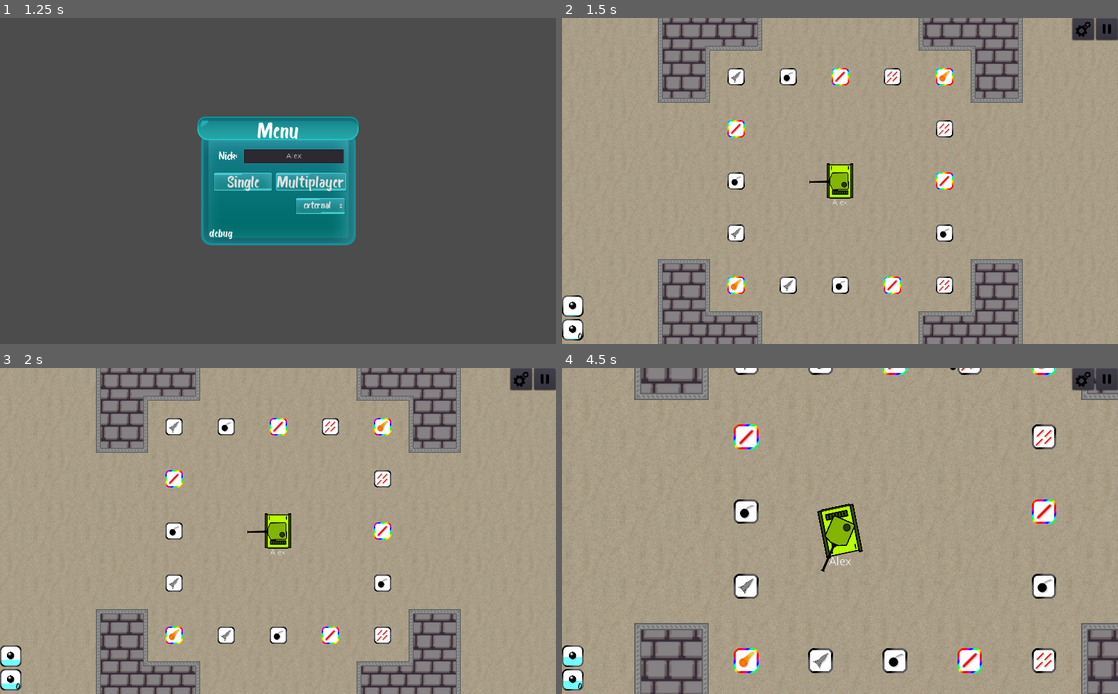
Above: before the commit, frames 1-4 (two rows, left to right).
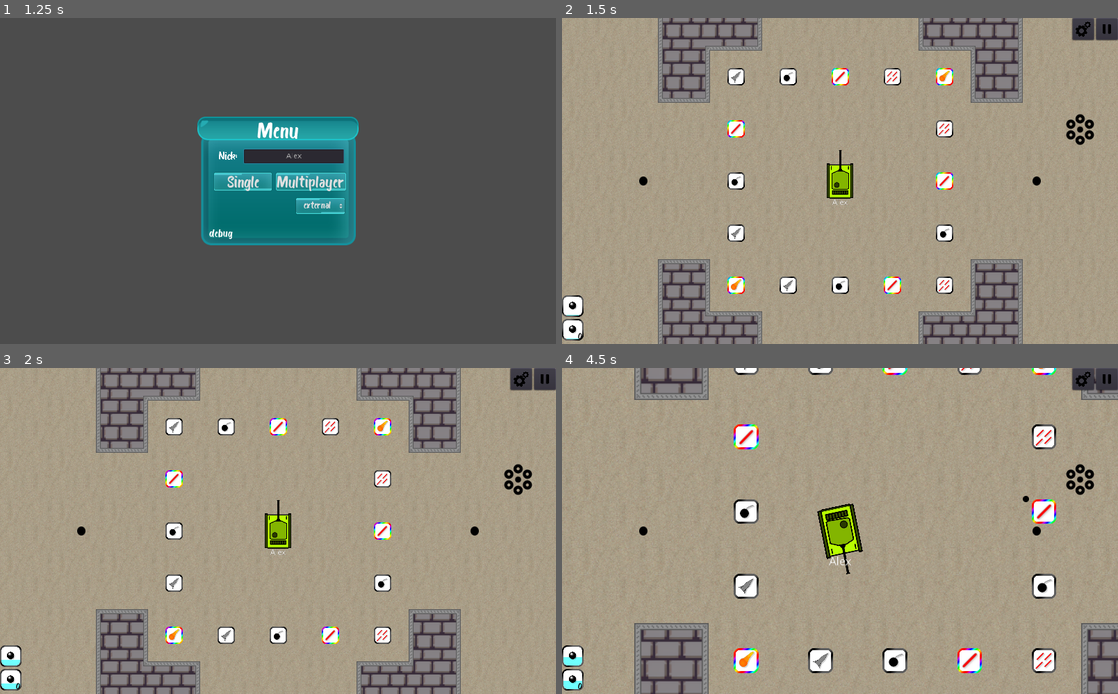
Above: after the commit, the same moments.

Repository: mm-102/godot_tanks
Game: Godot game, scene res://GameModeMaster.tscn
Two runs of this game, one before a commit and one after it. Both use one fixed random seed, a clock stepped at 60 frames per second and the inputs below.
Inputs (mouse positions are in pixels of both pictures, inside the frame that each line leads up to):
- Up to frame 1 (1.25 s): click (294, 154) at 0.52 s; type "Alex" at 0.6 s
- Up to frame 2 (1.5 s): click "Single" at 1.25 s
- Up to frame 3 (2 s): no input
- Up to frame 4 (4.5 s): tap Enter at 2 s; move the mouse to (962, 514) at 2.02 s; press the mouse at (962, 514) at 2.03 s; hold D (p_right) 2.03-2.78 s; move the mouse to (728, 547) at 2.77 s; release the mouse at (728, 547) at 2.78 s; hold S (p_backward) 2.78-3.53 s; tap Tab (Scoreboard) at 2.85 s; click (728, 547) at 3.05 s; move the mouse to (895, 459) at 3.52 s; press the mouse at (895, 459) at 3.53 s; hold D (p_right) 3.53-4.28 s; move the mouse to (812, 596) at 4.27 s; release the mouse at (812, 596) at 4.28 s; hold W (p_forward) from 4.28 s (still down); tap Mouse wheel up (p_zoom_in) at 4.35 s

Frame 1 is identical in both runs. In frame 2, 0.5% of the frame differs, in the area x 13-96%, y 29-53%; in frame 3, 0.5%; in frame 4, 0.6%, in the area x 13-96%, y 0-64%.

Commit message:
Add joysticks and ShootButton  - Mobile device detecting not yet implemented  - Design needs changing

Diff:
--- a/GameModeMaster.gd
+++ b/GameModeMaster.gd
@@ -9,7 +9,6 @@
 var nick = ""
 var player_color = ""
 var is_multiplayer = false
-
 
 func _ready():
 	get_tree().paused = false
--- a/Global/Dir.gd
+++ b/Global/Dir.gd
@@ -18,6 +18,7 @@
 const GUI_AMMUNITION = GUI + "/Ammunition"
 const GUI_EVENT_LOG = GUI + "/EventLog"
 const GUI_ALL_UPGRADES = GUI + "/AllUpgrades"
+const GUI_TURRET_JOYSTICK = GUI + "/TurretJoystick/TurretJoystick"
 
 
 
--- /dev/null
+++ b/Interface/MoveJoystick.gd
@@ -0,0 +1,50 @@
+extends TouchScreenButton
+
+const sensitivity = 0.4
+
+var press = false
+
+func _unhandled_input(event):
+	if !(event is InputEventScreenDrag):	return
+	if !press:	return
+
+	var rel_pos : Vector2 = event.position - global_position - Vector2(shape.radius, shape.radius)
+
+	if rel_pos.length() <= shape.radius:
+		$Sprite.position = rel_pos
+	else:
+		$Sprite.position = Vector2(shape.radius, 0).rotated(rel_pos.angle())
+
+	var pos_norm : Vector2 = $Sprite.position / shape.radius
+#	print(pos_norm)
+	if pos_norm.x > sensitivity:
+		Input.action_release("p_left")
+		Input.action_press("p_right")
+	elif pos_norm.x < -sensitivity:
+		Input.action_release("p_right")
+		Input.action_press("p_left")
+	else:
+		Input.action_release("p_left")
+		Input.action_release("p_right")
+
+	if pos_norm.y > sensitivity:
+		Input.action_release("p_forward")
+		Input.action_press("p_backward")
+	elif pos_norm.y < -sensitivity:
+		Input.action_release("p_backward")
+		Input.action_press("p_forward")
+	else:
+		Input.action_release("p_forward")
+		Input.action_release("p_backward")
+
+
+func _on_Joystick_pressed():
+	press = true
+
+func _on_Joystick_released():
+	press = false
+	$Sprite.position = Vector2.ZERO
+	Input.action_release("p_forward")
+	Input.action_release("p_backward")
+	Input.action_release("p_left")
+	Input.action_release("p_right")
--- /dev/null
+++ b/Interface/MoveJoystick.tscn
@@ -0,0 +1,27 @@
+[gd_scene load_steps=4 format=2]
+
+[ext_resource path="res://textures/bullet.png" type="Texture" id=1]
+[ext_resource path="res://Interface/MoveJoystick.gd" type="Script" id=2]
+
+[sub_resource type="CircleShape2D" id=11]
+radius = 80.0
+
+[node name="MoveJoystickContainer" type="MarginContainer"]
+margin_right = 40.0
+margin_bottom = 40.0
+rect_min_size = Vector2( 300, 300 )
+mouse_filter = 2
+size_flags_horizontal = 0
+size_flags_vertical = 0
+
+[node name="MoveJoystick" type="TouchScreenButton" parent="."]
+position = Vector2( 70, 70 )
+shape = SubResource( 11 )
+script = ExtResource( 2 )
+
+[node name="Sprite" type="Sprite" parent="MoveJoystick"]
+texture = ExtResource( 1 )
+offset = Vector2( 80, 80 )
+
+[connection signal="pressed" from="MoveJoystick" to="MoveJoystick" method="_on_Joystick_pressed"]
+[connection signal="released" from="MoveJoystick" to="MoveJoystick" method="_on_Joystick_released"]
--- /dev/null
+++ b/Interface/ShootButton.tscn
@@ -0,0 +1,19 @@
+[gd_scene load_steps=3 format=2]
+
+[ext_resource path="res://textures/PlayerGUI/shoot_button.png" type="Texture" id=1]
+
+[sub_resource type="CircleShape2D" id=2]
+radius = 30.0
+
+[node name="MarginContainer" type="MarginContainer"]
+margin_right = 40.0
+margin_bottom = 40.0
+rect_min_size = Vector2( 100, 250 )
+mouse_filter = 2
+size_flags_horizontal = 0
+size_flags_vertical = 0
+
+[node name="ShootButton" type="TouchScreenButton" parent="."]
+normal = ExtResource( 1 )
+shape = SubResource( 2 )
+action = "p_shoot"
--- /dev/null
+++ b/Interface/TurretJoystick.gd
@@ -0,0 +1,26 @@
+extends TouchScreenButton
+
+signal set_turret_angle(angle)
+
+var press = false
+
+func _unhandled_input(event):
+	if !(event is InputEventScreenDrag):	return
+	if !press:	return
+
+	var rel_pos : Vector2 = event.position - global_position - Vector2(shape.radius, shape.radius)
+
+	if rel_pos.length() <= shape.radius:
+		$Sprite.position = rel_pos
+	else:
+		$Sprite.position = Vector2(shape.radius, 0).rotated(rel_pos.angle())
+
+	var turret_angle = $Sprite.position.angle() + PI / 2
+	emit_signal("set_turret_angle", turret_angle)
+
+func _on_Joystick_pressed():
+	press = true
+
+func _on_Joystick_released():
+	press = false
+	$Sprite.position = Vector2.ZERO
--- /dev/null
+++ b/Interface/TurretJoystick.tscn
@@ -0,0 +1,27 @@
+[gd_scene load_steps=4 format=2]
+
+[ext_resource path="res://textures/bullet.png" type="Texture" id=1]
+[ext_resource path="res://Interface/TurretJoystick.gd" type="Script" id=2]
+
+[sub_resource type="CircleShape2D" id=11]
+radius = 80.0
+
+[node name="TurretJoystickContainer" type="MarginContainer"]
+margin_right = 40.0
+margin_bottom = 40.0
+rect_min_size = Vector2( 300, 300 )
+mouse_filter = 2
+size_flags_horizontal = 0
+size_flags_vertical = 0
+
+[node name="TurretJoystick" type="TouchScreenButton" parent="."]
+position = Vector2( 70, 70 )
+shape = SubResource( 11 )
+script = ExtResource( 2 )
+
+[node name="Sprite" type="Sprite" parent="TurretJoystick"]
+texture = ExtResource( 1 )
+offset = Vector2( 80, 80 )
+
+[connection signal="pressed" from="TurretJoystick" to="TurretJoystick" method="_on_Joystick_pressed"]
+[connection signal="released" from="TurretJoystick" to="TurretJoystick" method="_on_Joystick_released"]
--- a/Player/Player_GUI/GUI.tscn
+++ b/Player/Player_GUI/GUI.tscn
@@ -8,6 +8,9 @@
 [ext_resource path="res://Player/Player_GUI/Scoreboard.tscn" type="PackedScene" id=6]
 [ext_resource path="res://Player/Player_GUI/Pause.tscn" type="PackedScene" id=7]
 [ext_resource path="res://Player/Player_GUI/EventLog.gd" type="Script" id=8]
+[ext_resource path="res://Interface/TurretJoystick.tscn" type="PackedScene" id=9]
+[ext_resource path="res://Interface/MoveJoystick.tscn" type="PackedScene" id=10]
+[ext_resource path="res://Interface/ShootButton.tscn" type="PackedScene" id=11]
 
 [sub_resource type="StyleBoxEmpty" id=1]
 
@@ -84,3 +87,25 @@
 "_edit_lock_": true,
 "_edit_use_anchors_": true
 }
+
+[node name="TurretJoystick" parent="." instance=ExtResource( 9 )]
+margin_left = 724.0
+margin_top = 150.0
+margin_right = 1024.0
+margin_bottom = 450.0
+size_flags_horizontal = 8
+size_flags_vertical = 4
+
+[node name="MoveJoystick" parent="." instance=ExtResource( 10 )]
+margin_top = 150.0
+margin_right = 300.0
+margin_bottom = 450.0
+size_flags_vertical = 4
+
+[node name="ShootButton" parent="." instance=ExtResource( 11 )]
+margin_left = 924.0
+margin_top = 175.0
+margin_right = 1024.0
+margin_bottom = 425.0
+size_flags_horizontal = 8
+size_flags_vertical = 4
--- a/Player/Player_GUI/Scoreboard.tscn
+++ b/Player/Player_GUI/Scoreboard.tscn
@@ -35,7 +35,7 @@
 
 [node name="Scores" type="VBoxContainer" parent="."]
 margin_right = 342.0
-margin_bottom = 78.0
+margin_bottom = 98.0
 mouse_filter = 2
 size_flags_vertical = 0
 
@@ -47,7 +47,7 @@
 [node name="Title" type="Label" parent="Scores"]
 margin_top = 8.0
 margin_right = 342.0
-margin_bottom = 38.0
+margin_bottom = 48.0
 rect_min_size = Vector2( 300, 0 )
 text = "Score board"
 align = 1
@@ -55,21 +55,21 @@
 uppercase = true
 
 [node name="Headers" type="HBoxContainer" parent="Scores"]
-margin_top = 42.0
+margin_top = 52.0
 margin_right = 342.0
-margin_bottom = 72.0
+margin_bottom = 92.0
 mouse_filter = 2
 alignment = 1
 
 [node name="MarginContainer" type="MarginContainer" parent="Scores/Headers"]
 margin_right = 20.0
-margin_bottom = 30.0
+margin_bottom = 40.0
 rect_min_size = Vector2( 20, 10 )
 
 [node name="Nick" type="Label" parent="Scores/Headers"]
 margin_left = 24.0
 margin_right = 208.0
-margin_bottom = 30.0
+margin_bottom = 40.0
 rect_min_size = Vector2( 20, 0 )
 size_flags_horizontal = 3
 text = "Nick"
@@ -88,14 +88,14 @@
 [node name="Separator" type="Label" parent="Scores/Headers"]
 margin_left = 212.0
 margin_right = 219.0
-margin_bottom = 30.0
+margin_bottom = 40.0
 size_flags_horizontal = 8
 text = "|"
 
 [node name="Wins" type="Label" parent="Scores/Headers"]
 margin_left = 223.0
 margin_right = 263.0
-margin_bottom = 30.0
+margin_bottom = 40.0
 rect_min_size = Vector2( 40, 0 )
 size_flags_horizontal = 8
 text = "W"
@@ -105,14 +105,14 @@
 [node name="Separator2" type="Label" parent="Scores/Headers"]
 margin_left = 267.0
 margin_right = 274.0
-margin_bottom = 30.0
+margin_bottom = 40.0
 size_flags_horizontal = 8
 text = "|"
 
 [node name="Kills" type="Label" parent="Scores/Headers"]
 margin_left = 278.0
 margin_right = 318.0
-margin_bottom = 30.0
+margin_bottom = 40.0
 rect_min_size = Vector2( 40, 0 )
 size_flags_horizontal = 8
 text = "K"
@@ -122,13 +122,13 @@
 [node name="MarginContainer2" type="MarginContainer" parent="Scores/Headers"]
 margin_left = 322.0
 margin_right = 342.0
-margin_bottom = 30.0
+margin_bottom = 40.0
 rect_min_size = Vector2( 20, 0 )
 
 [node name="HBoxContainer" type="HBoxContainer" parent="Scores"]
-margin_top = 76.0
+margin_top = 96.0
 margin_right = 342.0
-margin_bottom = 78.0
+margin_bottom = 98.0
 
 [node name="MarginContainer" type="MarginContainer" parent="Scores/HBoxContainer"]
 margin_top = 1.0
--- a/Player/Tank/Tank.gd
+++ b/Player/Tank/Tank.gd
@@ -51,6 +51,7 @@
 func _ready():
 	#warning-ignore:return_value_discarded
 	connect("special_ammo_event",get_node(Dir.GUI_AMMUNITION),"on_special_ammo_event")
+	get_node(Dir.GUI_TURRET_JOYSTICK).connect("set_turret_angle", turret_node, "set_rotation")
 	gun_ray_cast_node.cast_to = bullet_point_node.position
 	gun_ray_cast_node.add_exception(self)
 	$Turret.self_modulate = main_n.local_player_color
--- a/Player/Tank/Turret.gd
+++ b/Player/Tank/Turret.gd
@@ -1,6 +1,7 @@
 extends Sprite
 
 func _process(_delta):
-	var mouse = get_local_mouse_position()
-	var a = position.angle_to_point(mouse) - PI / 2
-	rotate(a)
+#	var mouse = get_local_mouse_position()
+#	var a = position.angle_to_point(mouse) - PI / 2
+#	rotate(a)
+	pass # only disable when using touch screen device
--- a/Singleplayer/GUI/GUI.tscn
+++ b/Singleplayer/GUI/GUI.tscn
@@ -1,6 +1,7 @@
-[gd_scene load_steps=11 format=2]
+[gd_scene load_steps=14 format=2]
 
 [ext_resource path="res://Player/Player_GUI/AmmoSlots/AmmoSlots.tscn" type="PackedScene" id=1]
+[ext_resource path="res://Interface/MoveJoystick.tscn" type="PackedScene" id=2]
 [ext_resource path="res://textures/PlayerGUI/pause.png" type="Texture" id=3]
 [ext_resource path="res://Interface/Menu.tres" type="Theme" id=4]
 [ext_resource path="res://Player/Player_GUI/Pause2.gd" type="Script" id=5]
@@ -9,6 +10,8 @@
 [ext_resource path="res://textures/PlayerGUI/change_settings.png" type="Texture" id=8]
 [ext_resource path="res://Player/Player_GUI/TopRightButtons.gd" type="Script" id=9]
 [ext_resource path="res://Player/Player_GUI/SettingsWindow.gd" type="Script" id=10]
+[ext_resource path="res://Interface/TurretJoystick.tscn" type="PackedScene" id=11]
+[ext_resource path="res://Interface/ShootButton.tscn" type="PackedScene" id=12]
 
 [sub_resource type="StyleBoxEmpty" id=1]
 
@@ -128,6 +131,28 @@
 icon = ExtResource( 7 )
 expand_icon = true
 
+[node name="MoveJoystick" parent="." instance=ExtResource( 2 )]
+margin_top = 150.0
+margin_right = 300.0
+margin_bottom = 450.0
+size_flags_vertical = 4
+
+[node name="TurretJoystick" parent="." instance=ExtResource( 11 )]
+margin_left = 724.0
+margin_top = 150.0
+margin_right = 1024.0
+margin_bottom = 450.0
+size_flags_horizontal = 8
+size_flags_vertical = 4
+
+[node name="ShootButton" parent="." instance=ExtResource( 12 )]
+margin_left = 924.0
+margin_top = 175.0
+margin_right = 1024.0
+margin_bottom = 425.0
+size_flags_horizontal = 8
+size_flags_vertical = 4
+
 [connection signal="toggled" from="TopRightButtons/SettingsButton" to="TopRightButtons" method="_on_button_toggled" binds= [ "SettingsButton" ]]
 [connection signal="toggled" from="TopRightButtons/SettingsButton" to="SettingsWindow" method="_on_SettingsButton_toggled"]
 [connection signal="toggled" from="TopRightButtons/PauseButton" to="TopRightButtons" method="_on_button_toggled" binds= [ "PauseButton" ]]
Not shown: 1 places in Player/Player_GUI/GUI.tscn that only renumber resources
Binary file added: textures/PlayerGUI/shoot_button.png
Not shown, added: textures/PlayerGUI/shoot_button.png.import
